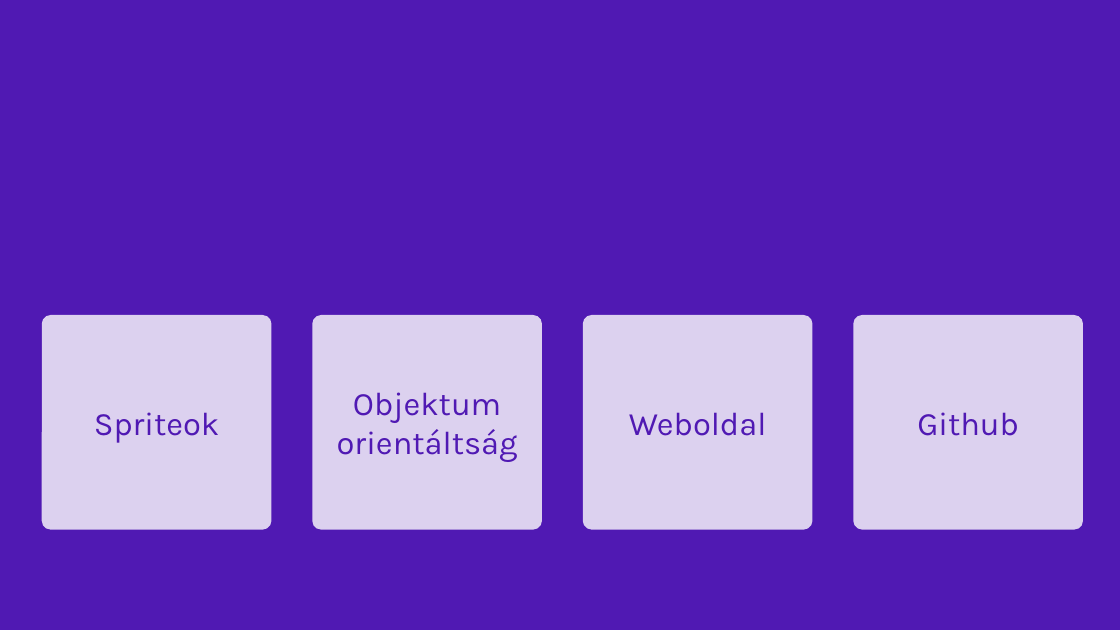
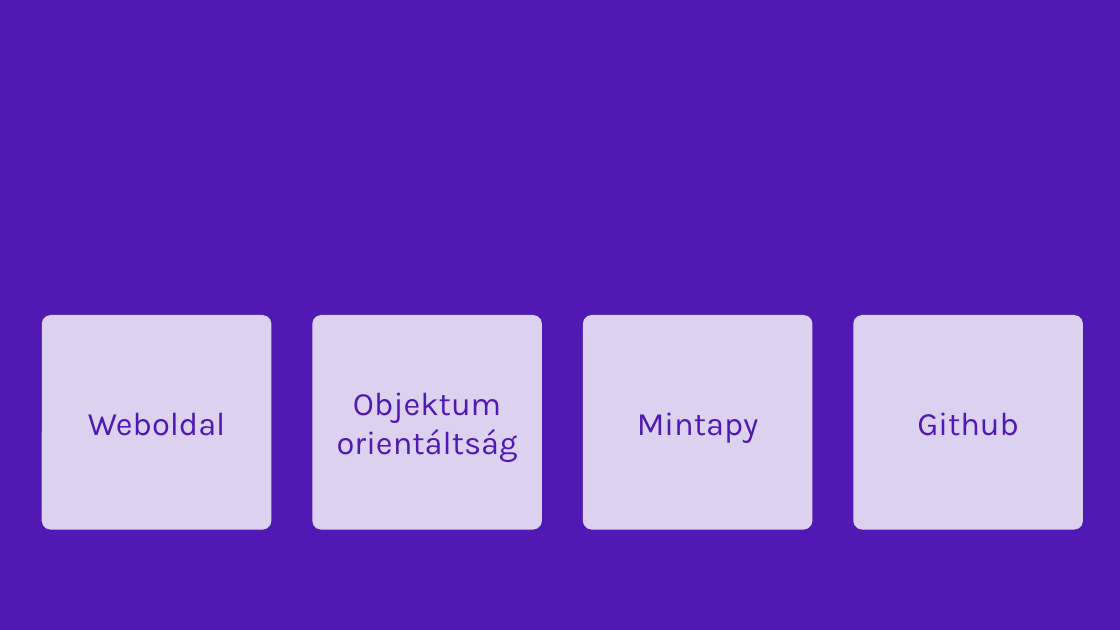
Before and after one commit to Benceszalaiii/HTML-PPT-Project, a slide deck: slide 2 of Prezentáció.pptx. Drawn at 1120x630 pixels with LibreOffice and Linux fonts; fonts in the diff are those of the drawing. Boxes give left, top, right and bottom in pixels: in the first picture for what was removed or moved away, otherwise in the second. Text is boxed around its words. In the diff, an @@ line names an element or a change of style, - is before the commit and + after.

```diff
--- a/Prezentáció.pptx
+++ b/Prezentáció.pptx
@@ text in rounded rectangle at [88, 412, 226, 436]: text changed @@
-Spriteok
+Weboldal
@@ text in rounded rectangle at [637, 412, 759, 443]: text changed @@
-Weboldal
+Mintapy
```
Also in this commit, not shown: 5 slides added, 7 slides removed.
